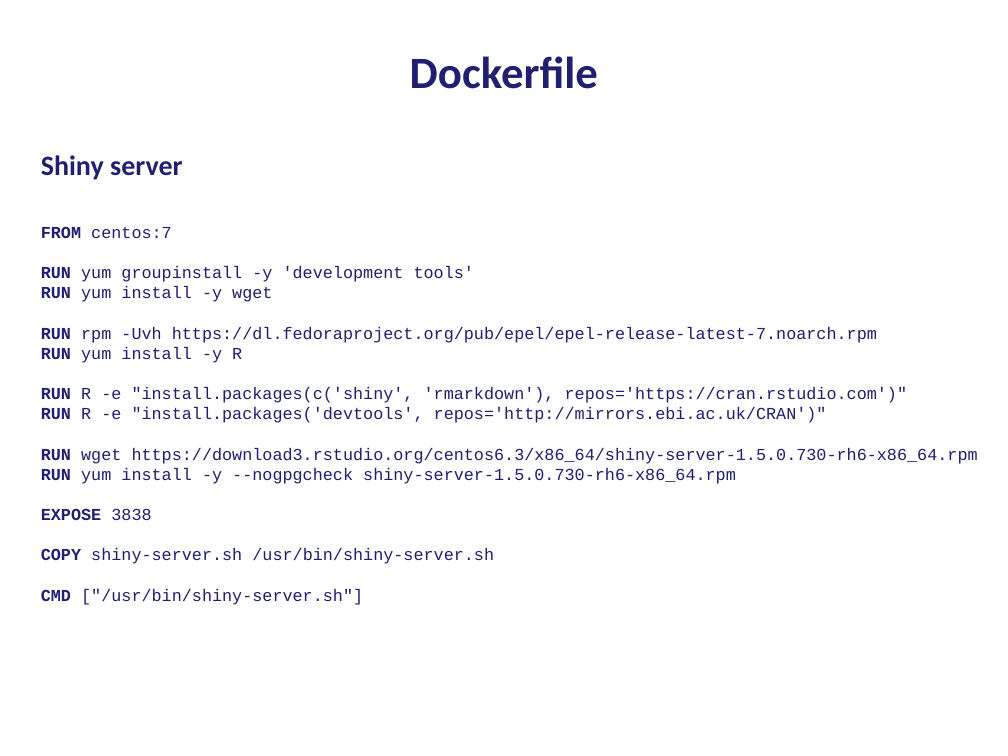
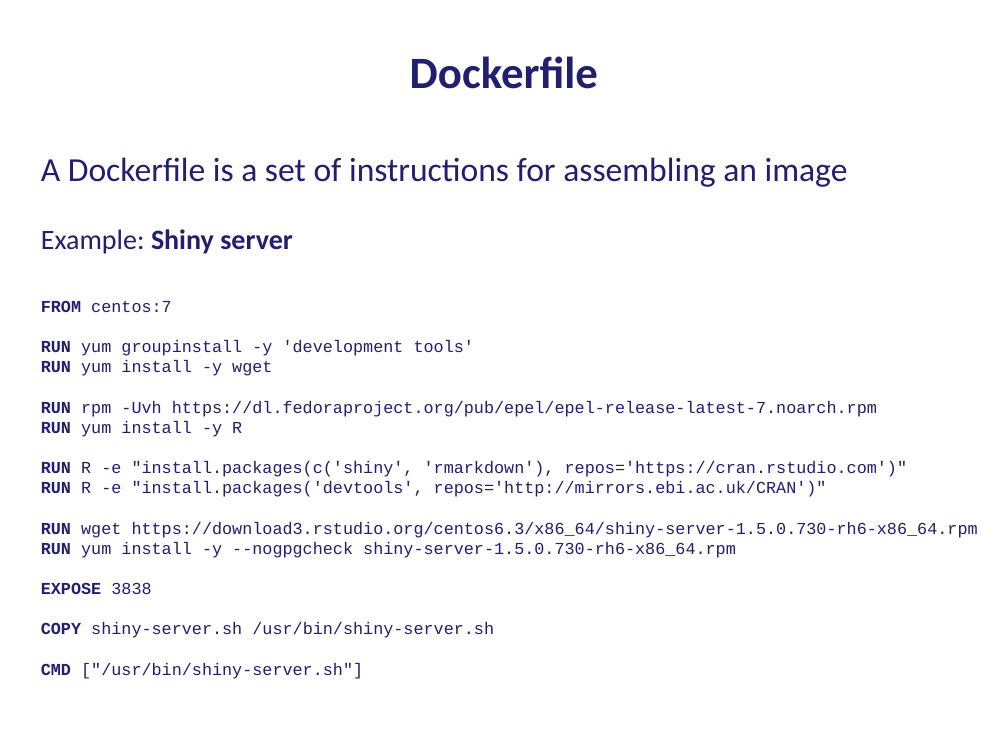
Before and after one commit to bioinformatics-core-shared-training/docker-4-bioinformatics, a slide deck: slide 7 of IntroductionToDocker.pptx. Drawn at 1008x756 pixels with LibreOffice and Linux fonts; fonts in the diff are those of the drawing. Boxes give left, top, right and bottom in pixels: in the first picture for what was removed or moved away, otherwise in the second. Text is boxed around its words. In the diff, an @@ line names an element or a change of style, - is before the commit and + after.

```diff
--- a/IntroductionToDocker.pptx
+++ b/IntroductionToDocker.pptx
@@ text at <box>41,157,848,254</box>: text changed; size 20 to 24 pt; bold off @@
-Shiny server
+A Dockerfile is a set of instructions for assembling an image
+Example: Shiny server
```
Also in this commit, not shown: 2 other slides changed, 1 other file.
